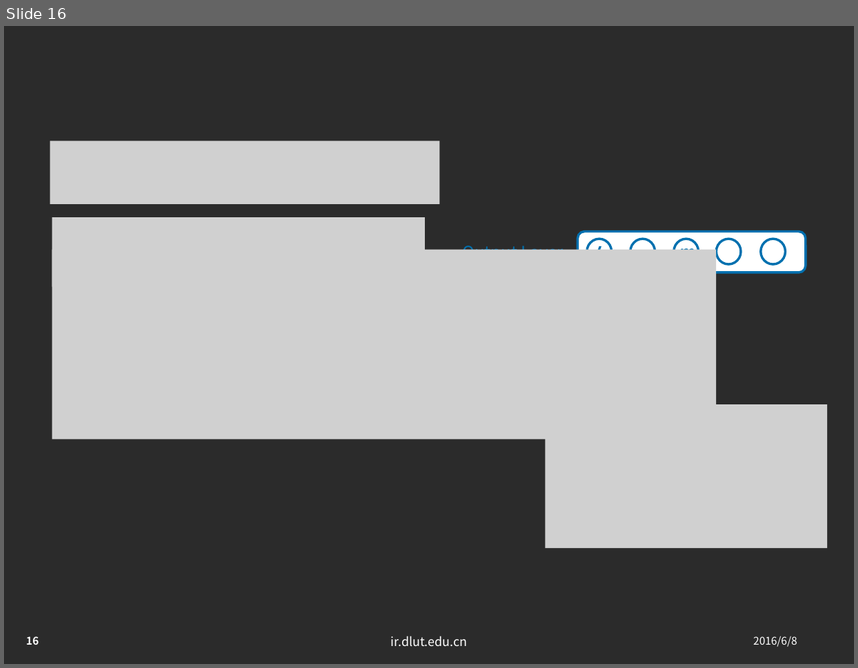
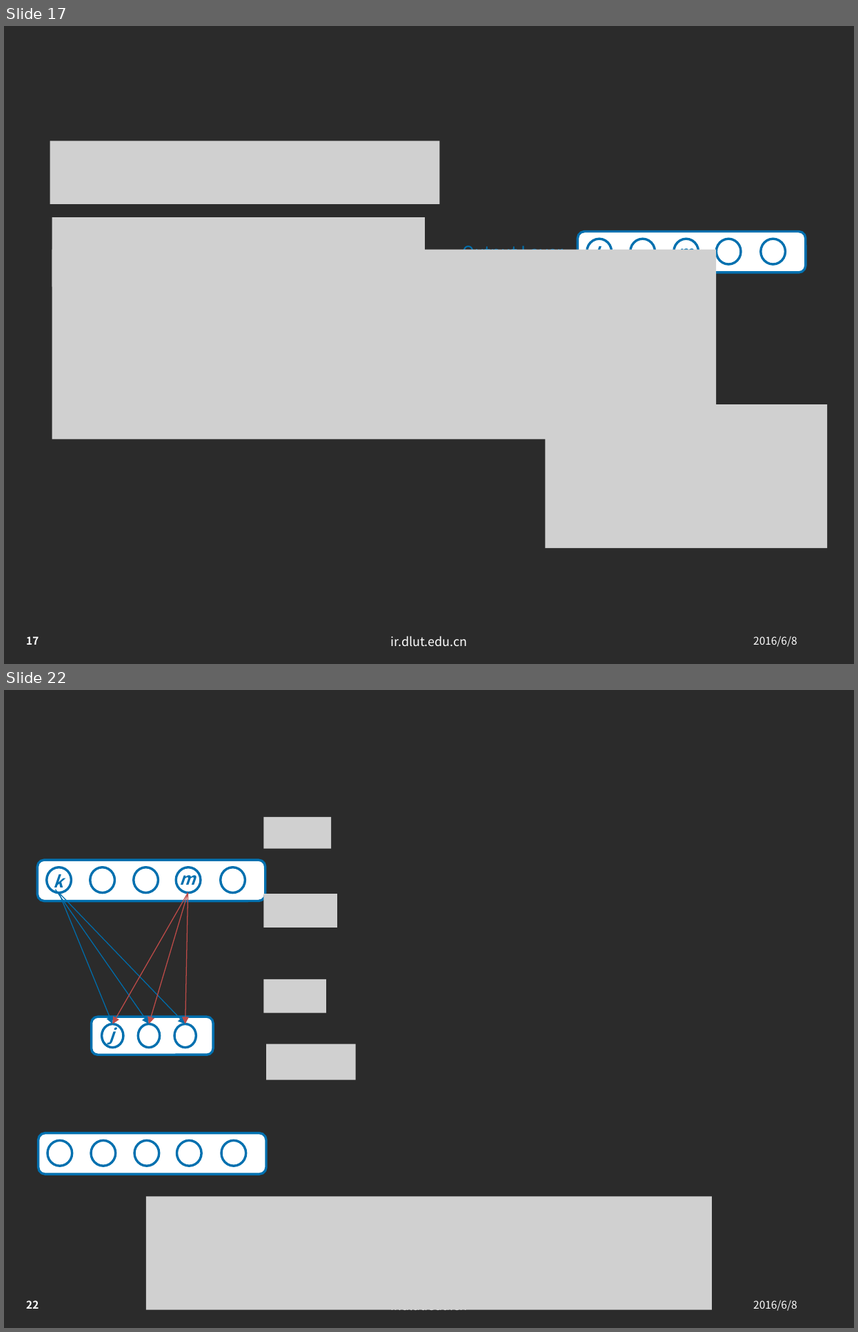
Before and after one commit to jxwb088047/RNN_BPTT_report, a slide deck: 林广和研一下学术ppt-2016-06-06.pptx. Shown one above the other, each under a label of ours: slide 16 before the commit, slides 17 and 22 after it; the slides between them are not shown. The pictures are 858x668 and 858x1332 pixels, drawn with LibreOffice and Linux fonts; fonts in the diff are those of the drawing; grey boxes stand for pictures; background and template pictures are left out; a plain dark background stands for a picture behind light text. Boxes give left, top, right and bottom in pixels: in the first picture for what was removed or moved away, otherwise in the second. Text is boxed around its words. In the diff, an @@ line names an element or a change of style, - is before the commit and + after.

```diff
--- a/林广和研一下学术ppt-2016-06-06.pptx
+++ b/林广和研一下学术ppt-2016-06-06.pptx
@@ slide 22 added at (x1=4, y1=690, x2=854, y2=1328), background picture (left out); not listed: 3 template elements that a slide beside it also shows @@
@@ picture added at (x1=263, y1=817, x2=330, y2=848) @@
@@ group added at (x1=37, y1=860, x2=265, y2=901): 5 ellipses, 1 rounded rectangle, 1 text @@
+k
@@ text added at (x1=179, y1=867, x2=195, y2=889), 14 pt, text #0070AF, bold, italic @@
+m
@@ arrow added from (56, 889) to (148, 1024), #006EAB 0.75 pt @@
@@ arrow added from (59, 892) to (113, 1024), #006EAB 0.75 pt @@
@@ arrow added from (59, 892) to (185, 1024), #006EAB 0.75 pt @@
@@ arrow added from (188, 892) to (113, 1024), #BF4C48 0.75 pt @@
@@ arrow added from (188, 892) to (148, 1024), #BF4C48 0.75 pt @@
@@ arrow added from (188, 892) to (185, 1024), #BF4C48 0.75 pt @@
@@ picture added at (x1=263, y1=894, x2=337, y2=927) @@
@@ picture added at (x1=263, y1=979, x2=326, y2=1013) @@
@@ text added at (x1=109, y1=1023, x2=114, y2=1045), 14 pt, text #0070AF, bold, italic @@
+j
@@ group added at (x1=92, y1=1016, x2=213, y2=1055): 3 ellipses, 1 rounded rectangle @@
@@ picture added at (x1=266, y1=1044, x2=355, y2=1079) @@
@@ group added at (x1=38, y1=1133, x2=266, y2=1174): 5 ellipses, 1 rounded rectangle @@
@@ picture added at (x1=146, y1=1196, x2=712, y2=1309) @@
@@ what was slide 16 is now slide 17 @@
@@ page number at (x1=26, y1=636, x2=38, y2=644): text changed @@
-16
+17
```
Also in this commit, not shown: 7 slides changed, 14 other slides added, 1 slide removed.
